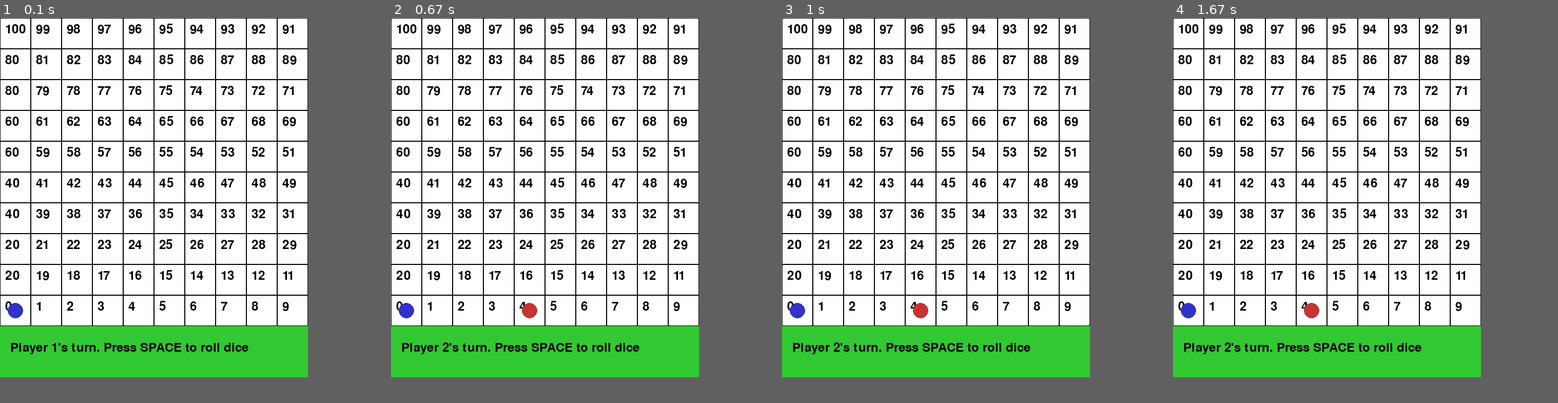
Above: before the commit, frames 1-4 (left to right).
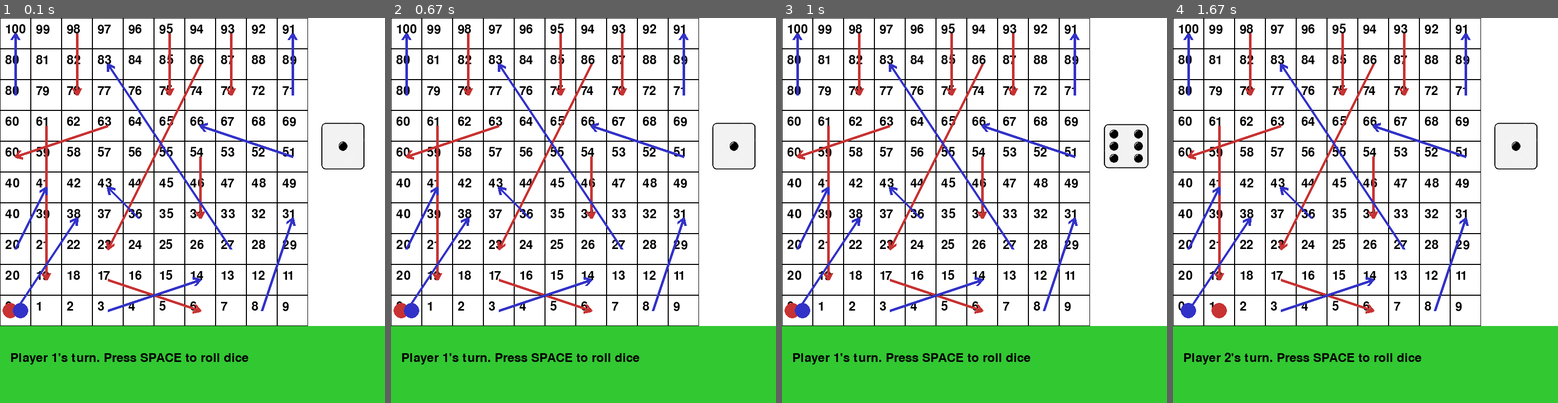
Above: after the commit, the same moments.

Repository: AdhithiyaSureshRaja/snake_and_ladder_pygame
Game: pygame game, started from snake_and_ladder.py
The game is run twice, just before and just after one commit, with the same random seed, the same clock (stepped at 60 frames per second) and the same inputs.
Inputs:
- Up to frame 1 (0.1 s): no input
- Up to frame 2 (0.67 s): tap Space at 0.33 s
- Up to frame 3 (1 s): no input
- Up to frame 4 (1.67 s): no input
The window is 600x700 before the commit and 750x750 after it. Grey fills any space a smaller window leaves; there, only what the larger window draws over its background counts as a difference.

The runs differ from the first frame. In frame 1, 14% of the frame differs, in the area x 0-100%, y 4-100%; in frame 2, 14%; in frame 3, 14%; in frame 4, 14%.

Commit message:
added snake and ladder as arrows red and blue

Diff:
--- a/snake_and_ladder.py
+++ b/snake_and_ladder.py
@@ -1,6 +1,7 @@
 import pygame
 import sys
 import random
+import math
 
 # Initialize Pygame
 pygame.init()
@@ -9,8 +10,9 @@
 WIDTH, HEIGHT = 600, 600
 ROWS, COLS = 10, 10
 SQUARE_SIZE = WIDTH // COLS
-screen = pygame.display.set_mode((WIDTH, HEIGHT + 100))
-pygame.display.set_caption("Snake and Ladder")
+INFO_HEIGHT = 150
+screen = pygame.display.set_mode((WIDTH + 150, HEIGHT + INFO_HEIGHT))
+pygame.display.set_caption("Snake and Ladder with Dice")
 
 # Colors
 WHITE = (255, 255, 255)
@@ -27,12 +29,18 @@
 ladders = {1: 38, 4: 14, 9: 31, 21: 42, 28: 84, 36: 44, 51: 67, 71: 91, 80: 100}
 
 # Players
-player_positions = [1, 1]  # Player 1 and Player 2 start at position 1
-player_colors = [RED, BLUE]
+player_positions = [1, 1]
+player_colors = [(200, 50, 50), (50, 50, 200)]
 current_player = 0
 
+# Load dice images
+dice_images = [pygame.image.load(f"dice{i}.png") for i in range(1, 7)]
+for i in range(len(dice_images)):
+    dice_images[i] = pygame.transform.scale(dice_images[i], (100, 100))
+
+current_dice = dice_images[0]
+
 def draw_board():
-    screen.fill(WHITE)
     num = 100
     for row in range(ROWS):
         for col in range(COLS):
@@ -45,52 +53,100 @@
         num -= 10 if row % 2 == 0 else 10
 
 def get_coordinates(position):
-    # Converts board number to pixel coordinates
     row = (position - 1) // 10
     col = (position - 1) % 10
-    if row % 2 == 1:  # Zigzag pattern
+    if row % 2 == 1:
         col = 9 - col
     x = col * SQUARE_SIZE + SQUARE_SIZE // 2
     y = (9 - row) * SQUARE_SIZE + SQUARE_SIZE // 2
     return x, y
 
+def draw_arrow_line(start, end, color):
+    # Draw main line
+    pygame.draw.line(screen, color, start, end, 5)
+
+    # Draw arrowhead
+    angle = math.atan2(end[1] - start[1], end[0] - start[0])
+    arrow_length = 15
+    arrow_angle = math.pi / 6  # 30 degrees
+    # Left side of arrow
+    x1 = end[0] - arrow_length * math.cos(angle - arrow_angle)
+    y1 = end[1] - arrow_length * math.sin(angle - arrow_angle)
+    # Right side of arrow
+    x2 = end[0] - arrow_length * math.cos(angle + arrow_angle)
+    y2 = end[1] - arrow_length * math.sin(angle + arrow_angle)
+
+    pygame.draw.line(screen, color, end, (x1, y1), 5)
+    pygame.draw.line(screen, color, end, (x2, y2), 5)
+
+def draw_snakes_and_ladders():
+    # Snakes: red arrows pointing down
+    for start, end in snakes.items():
+        start_pos = get_coordinates(start)
+        end_pos = get_coordinates(end)
+        draw_arrow_line(start_pos, end_pos, RED)
+    # Ladders: blue arrows pointing up
+    for start, end in ladders.items():
+        start_pos = get_coordinates(start)
+        end_pos = get_coordinates(end)
+        draw_arrow_line(start_pos, end_pos, BLUE)
+
 def draw_players():
     for i, pos in enumerate(player_positions):
         x, y = get_coordinates(pos)
+
+        # If both players are on same tile, offset
+        if player_positions.count(pos) > 1:
+            if i == 0:
+                x -= 10
+            else:
+                x += 10
+
         pygame.draw.circle(screen, player_colors[i], (x, y), 15)
 
-def roll_dice():
+def roll_dice_animation():
+    global current_dice
+    for _ in range(10):  # Spin effect
+        current_dice = random.choice(dice_images)
+        draw_screen()
+        pygame.display.flip()
+        pygame.time.delay(100)
     return random.randint(1, 6)
 
 def move_player(player, steps):
     player_positions[player] += steps
     if player_positions[player] > 100:
         player_positions[player] = 100
-    # Check ladders
     if player_positions[player] in ladders:
         player_positions[player] = ladders[player_positions[player]]
-    # Check snakes
     if player_positions[player] in snakes:
         player_positions[player] = snakes[player_positions[player]]
 
 def display_message(message):
     text = font.render(message, True, BLACK)
-    pygame.draw.rect(screen, GREEN, (0, HEIGHT, WIDTH, 100))
-    screen.blit(text, (20, HEIGHT + 30))
+    pygame.draw.rect(screen, GREEN, (0, HEIGHT, WIDTH + 150, INFO_HEIGHT))
+    screen.blit(text, (20, HEIGHT + 50))
 
-clock = pygame.time.Clock()
-running = True
+def draw_dice():
+    screen.blit(current_dice, (WIDTH + 20, 200))
 
-while running:
+def draw_screen():
     screen.fill(WHITE)
     draw_board()
+    draw_snakes_and_ladders()  # Draw arrowed lines
     draw_players()
-
+    draw_dice()
     if player_positions[current_player] >= 100:
         display_message(f"Player {current_player + 1} Wins! Press Q to quit")
     else:
         display_message(f"Player {current_player + 1}'s turn. Press SPACE to roll dice")
 
+# Main loop
+clock = pygame.time.Clock()
+running = True
+
+while running:
+    draw_screen()
     pygame.display.flip()
 
     for event in pygame.event.get():
@@ -100,7 +156,8 @@
             if event.key == pygame.K_q:
                 running = False
             if event.key == pygame.K_SPACE and player_positions[current_player] < 100:
-                steps = roll_dice()
+                steps = roll_dice_animation()
+                current_dice = dice_images[steps - 1]
                 move_player(current_player, steps)
                 current_player = (current_player + 1) % 2
 
Binary file added: dice1.png
Binary file added: dice2.png
Binary file added: dice3.png
Binary file added: dice4.png
Binary file added: dice5.png
Binary file added: dice6.png
Binary file added: ladder.png
Binary file added: snake.png
